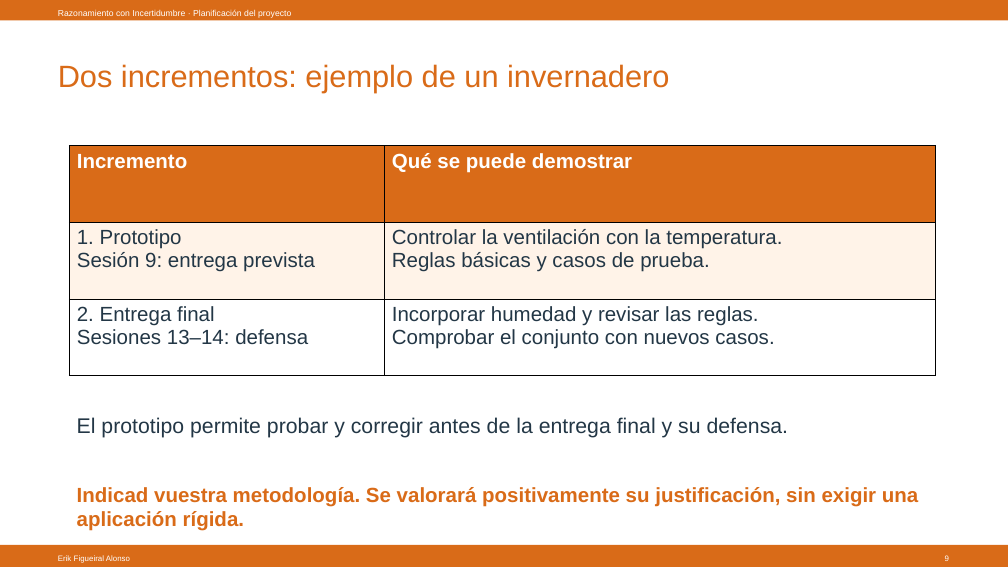
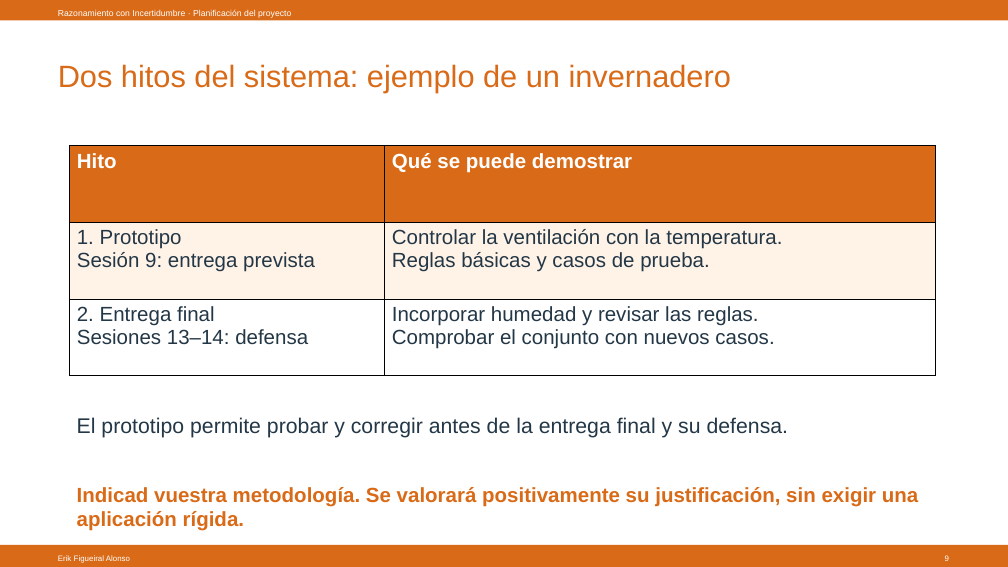
Before and after one commit to Figueiral-Alonso/Docencia, a slide deck: slide 9 of 26/Razonamiento con Incertidumbre/Planificación/RAIN_Planificacion.pptx. Drawn at 1008x567 pixels with LibreOffice and Linux fonts; fonts in the diff are those of the drawing. Boxes give left, top, right and bottom in pixels: in the first picture for what was removed or moved away, otherwise in the second. Text is boxed around its words. In the diff, an @@ line names an element or a change of style, - is before the commit and + after.

```diff
--- a/26/Razonamiento con Incertidumbre/Planificación/RAIN_Planificacion.pptx
+++ b/26/Razonamiento con Incertidumbre/Planificación/RAIN_Planificacion.pptx
@@ text at (x1=58, y1=64, x2=731, y2=93): text changed @@
-Dos incrementos: ejemplo de un invernadero
+Dos hitos del sistema: ejemplo de un invernadero
@@ table at (x1=70, y1=146, x2=936, y2=376) @@
-row 1, column 1: Incremento
+row 1, column 1: Hito
```
Also in this commit, not shown: 4 other slides changed, 1 other file.
